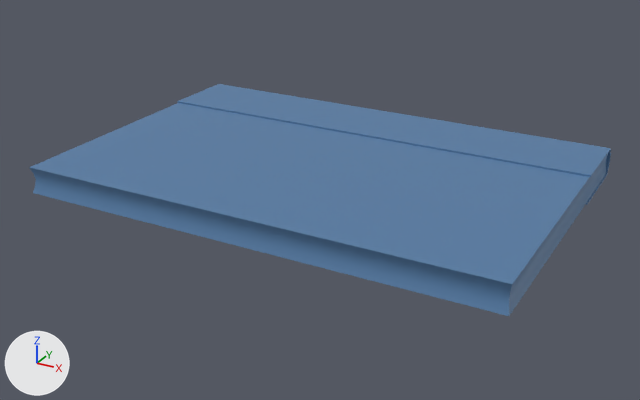
An edit to the FBX model Assets/Models/llibre1.fbx, drawn before and after from the same camera.
Camera for both pictures: a camera (50 mm lens) standing at (0.457, -0.85, 0.385) and looking at (-0.001, -0.017, -0.032). The lights are fixed; the arrows at lower left show +X, +Y and +Z. Where no turn or scale is listed for an object, it has been applied to the vertices.

Before the edit, the objects in view are built like this:
```python
me_mesh = bpy.data.meshes.new('Mesh')
me_mesh.from_pydata(...)  # 58 vertices, 58 faces; spans x -0.282..0.282, y -0.191..0.191, z -0.018..0.018
me_mesh.materials.append(mat_objectes1)  # blue #547ca5
ob_llibre1 = bpy.data.objects.new('llibre1', me_mesh)
ob_llibre1.location = (0.0, 0.0, 0.0)
```
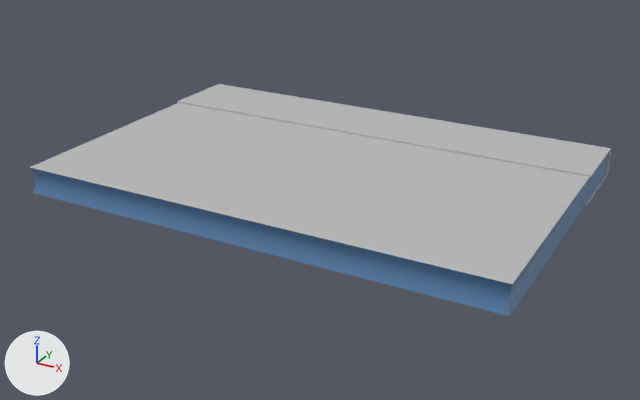
What differs and where, as boxes [x1, y1, x2, y2] in the pictures (640 x 400 px):
part 1 of me_mesh, recoloured (blue to grey)
    both: [587, 149, 611, 205]
part 2 of me_mesh, recoloured (blue to grey)
    both: [30, 84, 611, 284]

The change, as a diff of the scene's bpy script:
```diff
--- a/Assets/Models/llibre1.fbx.py
+++ b/Assets/Models/llibre1.fbx.py
@@ mat_portada @@
+mat_portada = principled_material('portada')
+mat_portada.base_color = (0.5, 0.5, 0.5)  # grey #bcbcbc
@@ me_mesh @@
 me_mesh.from_pydata(...)  # 58 vertices, 58 faces; spans x -0.282..0.282, y -0.191..0.191, z -0.018..0.018
 # used by ob_llibre1; location = (0.0, 0.0, 0.0)
+# me_mesh part 1: 14 of the faces centred in x 0.28..0.282, y 0.086..0.189, z -0.017..0.017 switch from mat_objectes1 (blue #547ca5) to mat_portada (grey #bcbcbc)
+# me_mesh part 2: 10 of the faces centred in x 0.0, y -0.052..0.19, z -0.017..0.017 switch from mat_objectes1 (blue #547ca5) to mat_portada (grey #bcbcbc)
```
